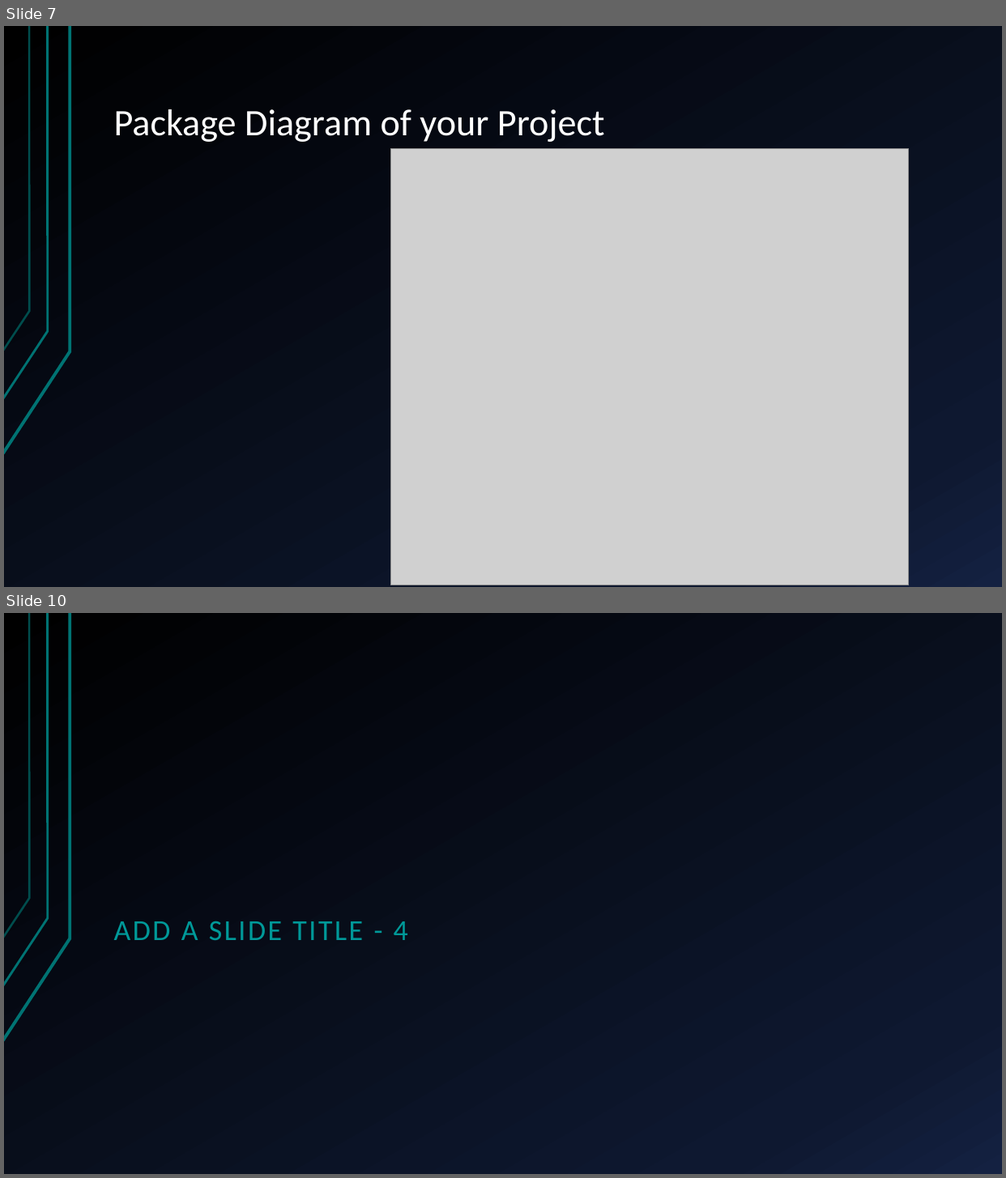
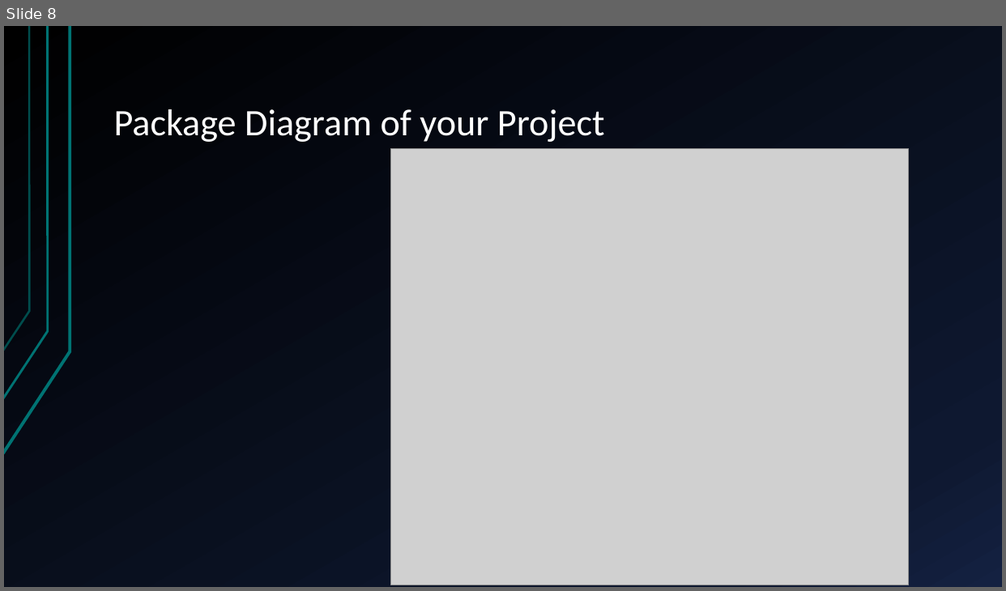
Before and after one commit to tdsa/ticketsalad, a slide deck: Slideshow/Team Hackermen.pptx. Shown one above the other, each under a label of ours: slides 7 and 10 before the commit, slide 8 after it; the slides between them are not shown. The pictures are 1006x1178 and 1006x591 pixels, drawn with LibreOffice and Linux fonts; fonts in the diff are those of the drawing; grey boxes stand for pictures. Boxes give left, top, right and bottom in pixels: in the first picture for what was removed or moved away, otherwise in the second. Text is boxed around its words. In the diff, an @@ line names an element or a change of style, - is before the commit and + after.

```diff
--- a/Slideshow/Team Hackermen.pptx
+++ b/Slideshow/Team Hackermen.pptx
@@ slide 10 removed at (4,613,1002,1174), background gradient #000000 to #0F1931 to #142242; not listed: 3 template elements that a slide beside it also shows @@
@@ title removed at (114,921,408,940) @@
-ADD A SLIDE TITLE - 4
@@ what was slide 7 is now slide 8 @@
```
Also in this commit, not shown: 4 slides changed, 2 slides added, 3 other slides removed.
